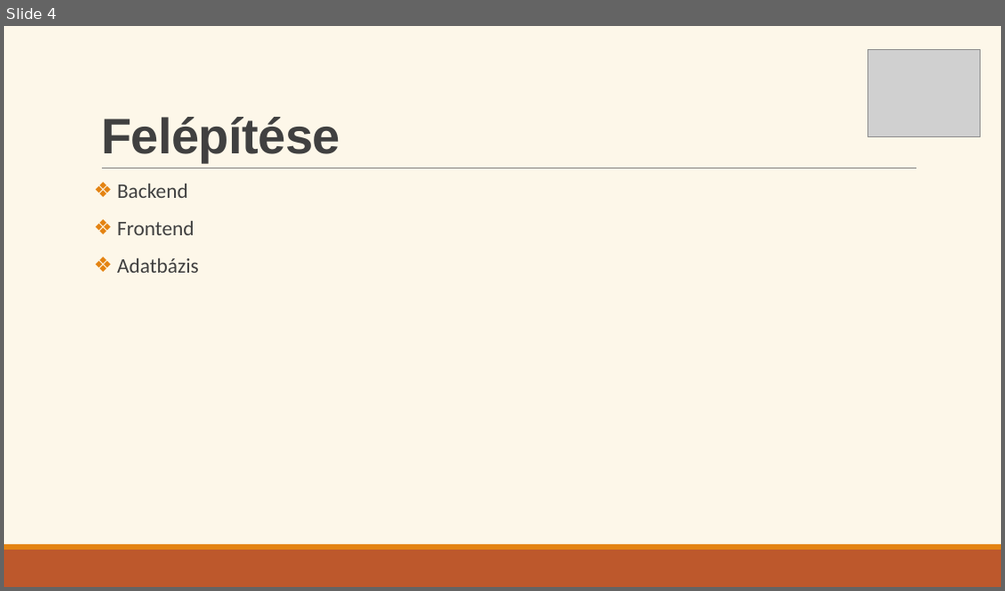
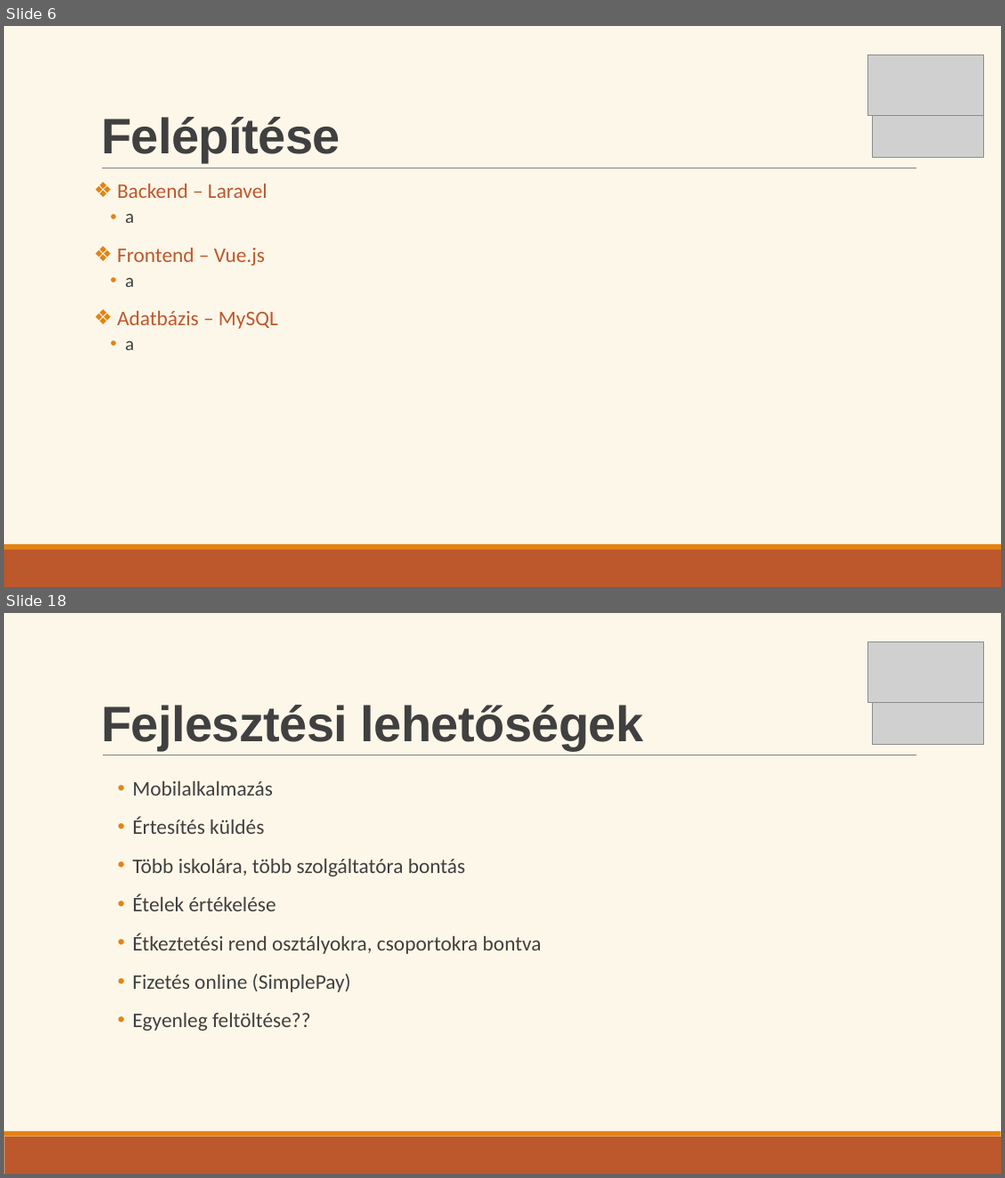
Before and after one commit to Ella50/13_S1_1_vizsgaremek, a slide deck: Dokumentációhoz/Prezentáció/eMenza_AtkariAriella_FarkasDominik.pptx. Shown one above the other, each under a label of ours: slide 4 before the commit, slides 6 and 18 after it; the slides between them are not shown. The pictures are 1005x591 and 1005x1178 pixels, drawn with LibreOffice and Linux fonts; fonts in the diff are those of the drawing; grey boxes stand for pictures. Boxes give left, top, right and bottom in pixels: in the first picture for what was removed or moved away, otherwise in the second. Text is boxed around its words. In the diff, an @@ line names an element or a change of style, - is before the commit and + after.

```diff
--- a/Dokumentációhoz/Prezentáció/eMenza_AtkariAriella_FarkasDominik.pptx
+++ b/Dokumentációhoz/Prezentáció/eMenza_AtkariAriella_FarkasDominik.pptx
@@ slide 18 added at (4, 613, 1001, 1174), background #FDF7E9; not listed: 2 template elements that a slide beside it also shows @@
@@ picture added at (867, 641, 984, 703) @@
@@ text added at (101, 705, 644, 749), 48 pt, text #404040, bold @@
+Fejlesztési lehetőségek
@@ picture added at (872, 698, 984, 745) @@
@@ line added from (103, 755) to (916, 755), #808080 1 pt @@
@@ text added at (132, 781, 542, 1030), 20 pt, text #404040 @@
+  • Mobilalkalmazás
+  • Értesítés küldés
+  • Több iskolára, több szolgáltatóra bontás
+  • Ételek értékelése
+  • Étkeztetési rend osztályokra, csoportokra bontva
+  • Fizetés online (SimplePay)
+  • Egyenleg feltöltése??
@@ what was slide 4 is now slide 6 @@
@@ slide 6 changed as well @@
@@ picture: place and size @@
-picture at (867, 49, 979, 136)
+picture at (867, 54, 984, 116)
@@ picture added at (872, 111, 984, 158) @@
@@ text at (117, 184, 278, 350): text changed; text colour #404040 to #BD582C @@
-❖ Backend
-❖ Frontend
-❖ Adatbázis
+❖ Backend – Laravel
+  • a
+❖ Frontend – Vue.js
+  • a
+❖ Adatbázis – MySQL
+  • a
```
Also in this commit, not shown: 5 other slides changed, 13 other slides added, 1 slide removed.
